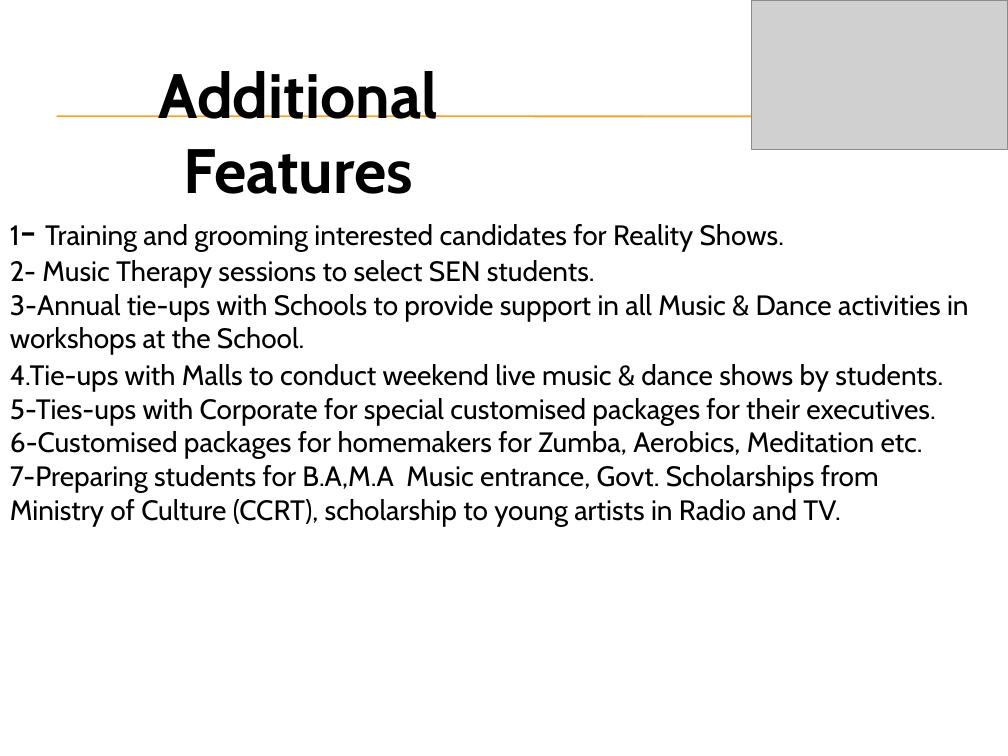
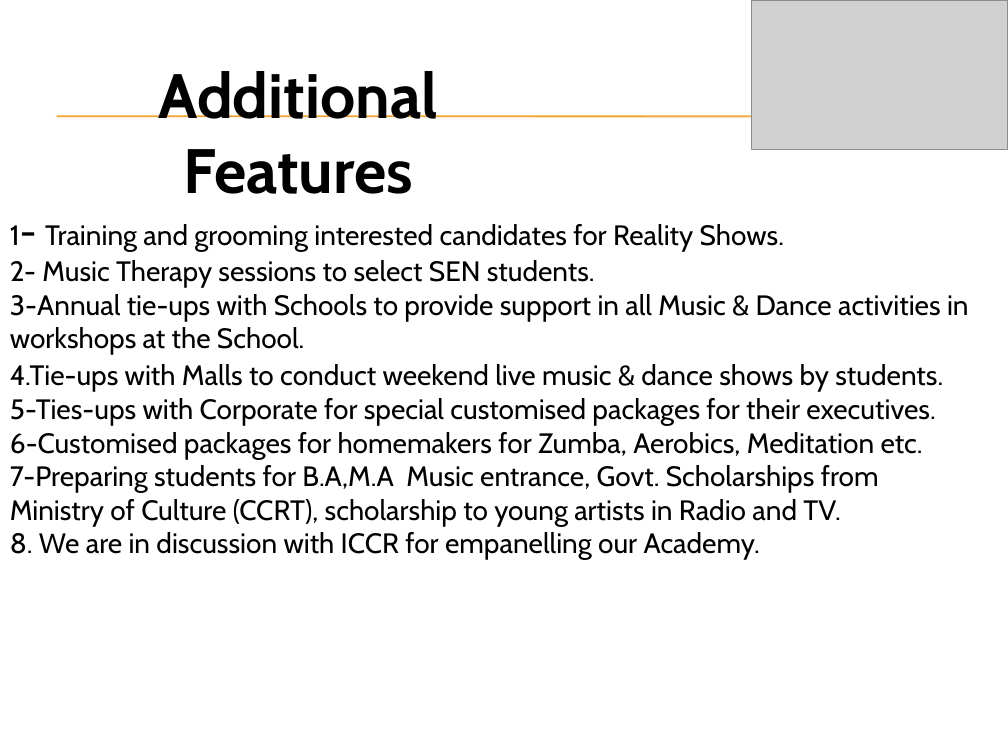
Before and after one commit to mdagar/DBMSwarVandana, a slide deck: slide 12 of DBM_SwarVandana/Content/Downloads/Welcome Presentation.pptx. Drawn at 1008x756 pixels with LibreOffice and Linux fonts; fonts in the diff are those of the drawing; grey boxes stand for pictures; background and template pictures are left out. Boxes give left, top, right and bottom in pixels: in the first picture for what was removed or moved away, otherwise in the second. Text is boxed around its words. In the diff, an @@ line names an element or a change of style, - is before the commit and + after.

```diff
--- a/DBM_SwarVandana/Content/Downloads/Welcome Presentation.pptx
+++ b/DBM_SwarVandana/Content/Downloads/Welcome Presentation.pptx
@@ text at (10,532,760,560): paragraph added @@
+8. We are in discussion with ICCR for empanelling our Academy.
```
Also in this commit, not shown: 4 other slides changed, 1 other file.
